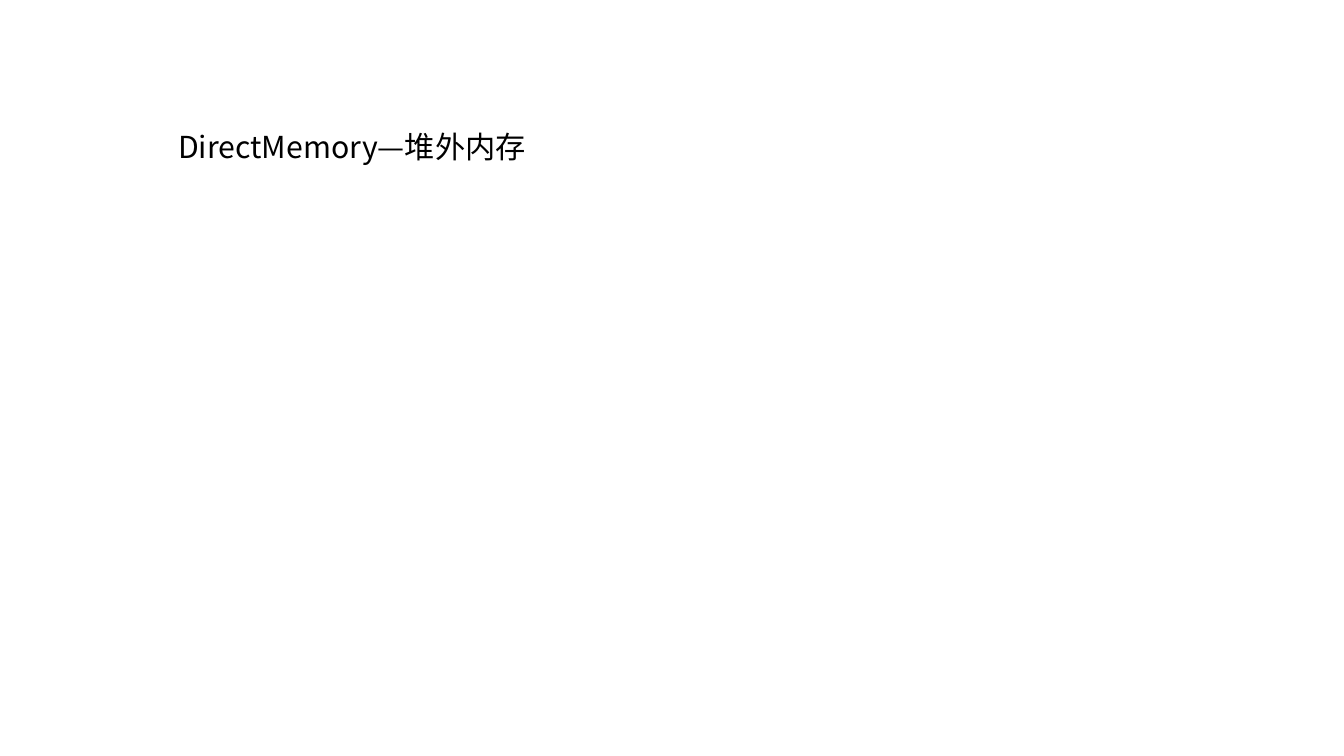
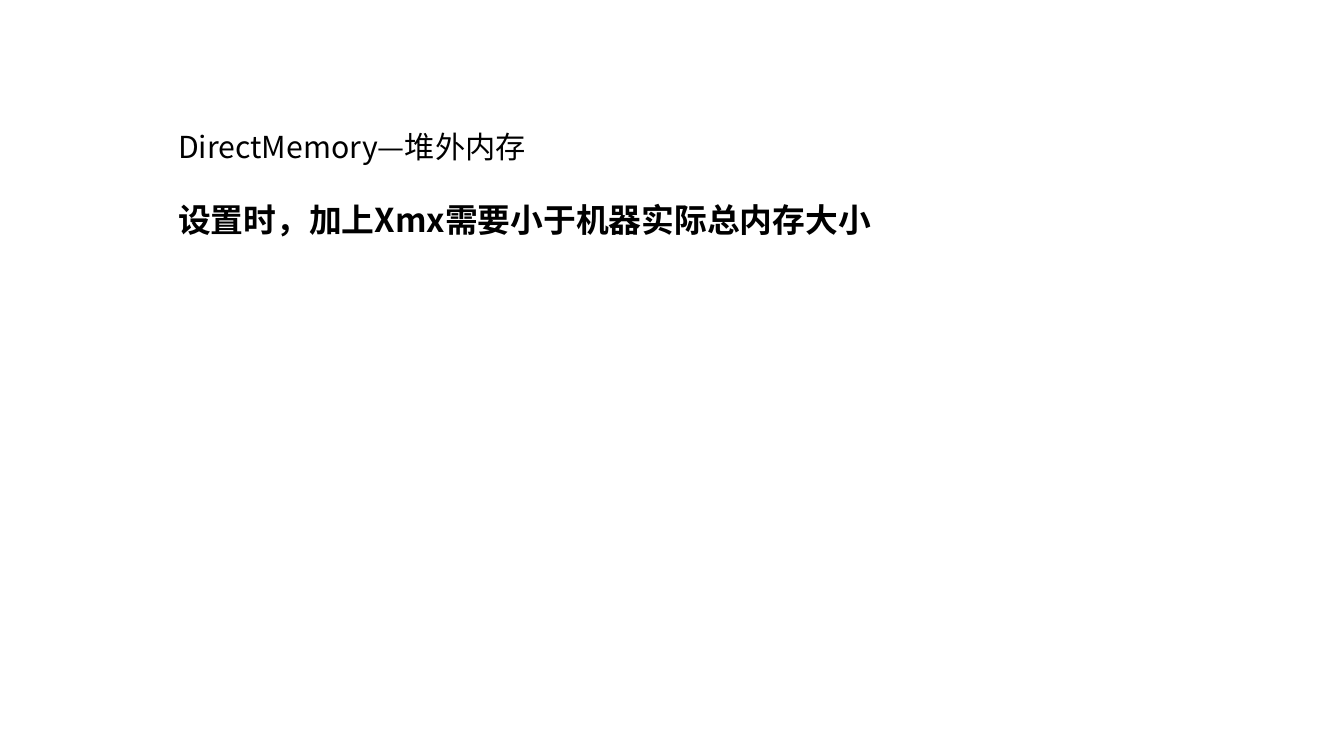
Before and after one commit to IceX2020/JAVA-000, a slide deck: slide 4 of Week_01/作业03.pptx. Drawn at 1344x756 pixels with LibreOffice and Linux fonts; fonts in the diff are those of the drawing. Boxes give left, top, right and bottom in pixels: in the first picture for what was removed or moved away, otherwise in the second. Text is boxed around its words. In the diff, an @@ line names an element or a change of style, - is before the commit and + after.

Commit message:
tttt

```diff
--- a/Week_01/作业03.pptx
+++ b/Week_01/作业03.pptx
@@ text added at (x1=178, y1=204, x2=871, y2=237), 23.4 pt, text #000000, bold @@
+设置时，加上Xmx需要小于机器实际总内存大小
```
